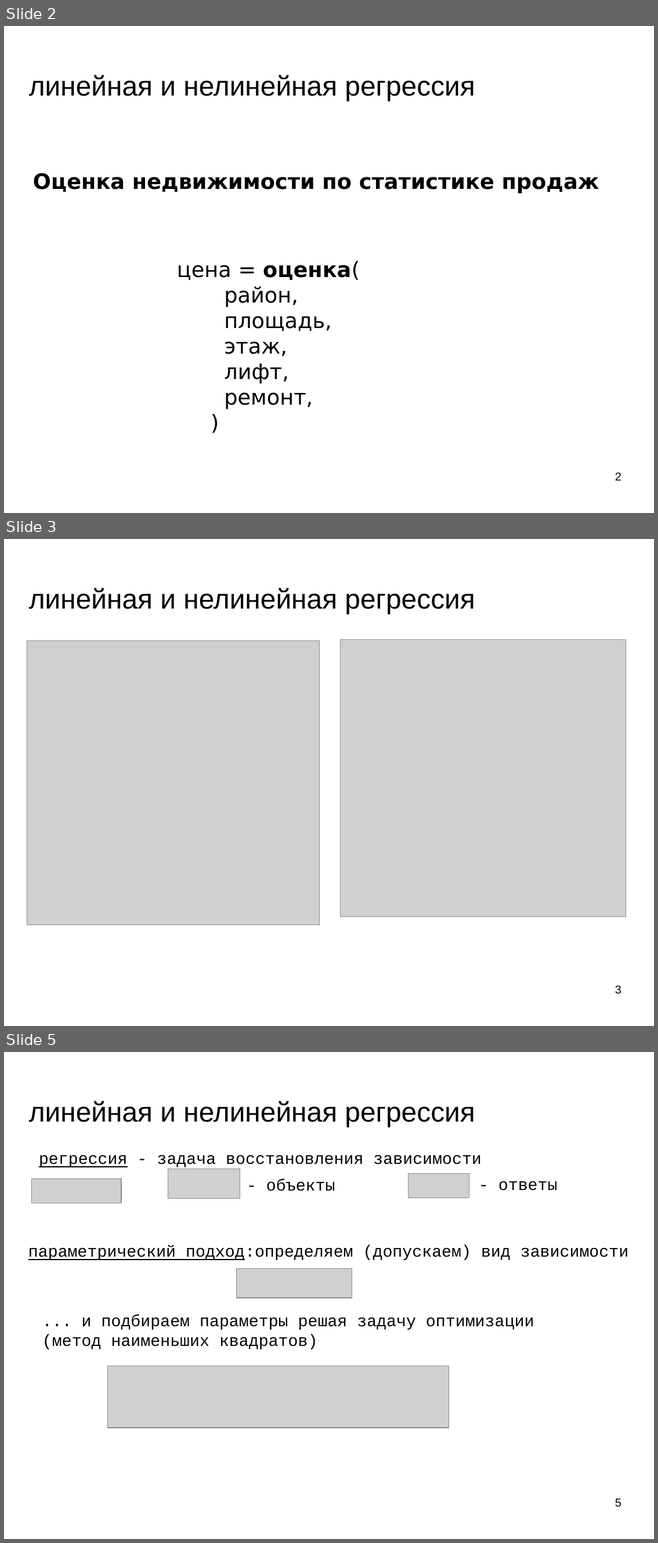
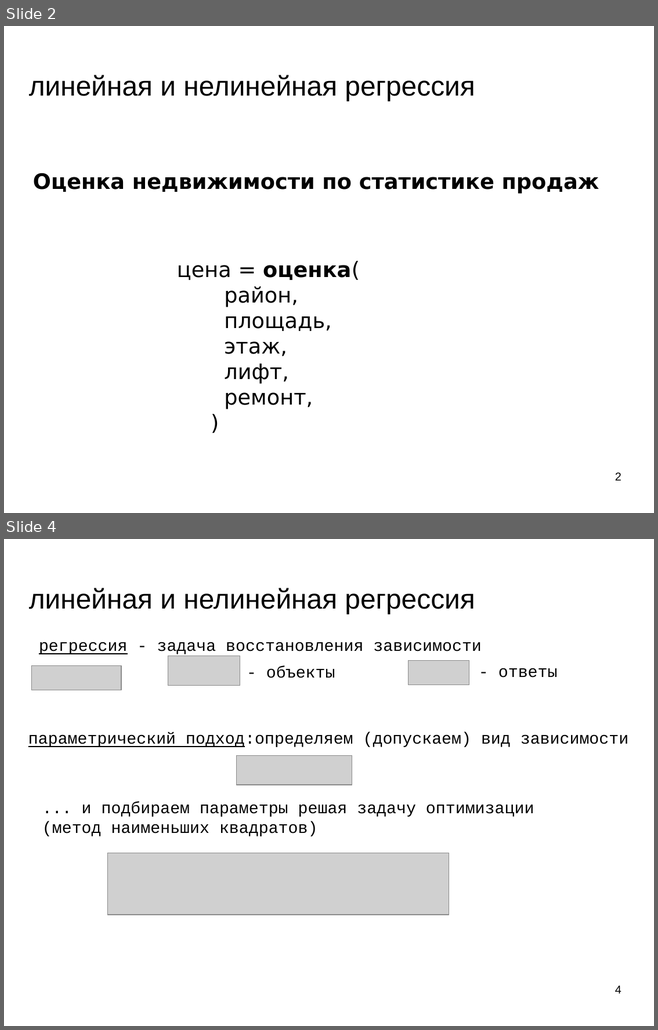
Before and after one commit to mechanoid5/ml_lectorium_2024_I, a slide deck: 13-regression-linear.odp. Shown one above the other, each under a label of ours: slides 2, 3 and 5 before the commit, slides 2 and 4 after it; the slides between them are not shown. The pictures are 658x1543 and 658x1030 pixels, drawn with LibreOffice and Linux fonts; fonts in the diff are those of the drawing; grey boxes stand for pictures; background and template pictures are left out. Boxes give left, top, right and bottom in pixels: in the first picture for what was removed or moved away, otherwise in the second. Text is boxed around its words. In the diff, an @@ line names an element or a change of style, - is before the commit and + after.

```diff
--- a/13-regression-linear.odp
+++ b/13-regression-linear.odp
@@ slide 3 removed at <box>4,539,654,1026</box>, background picture (left out) @@
@@ title removed at <box>29,588,474,614</box> @@
-линейная и нелинейная регрессия
@@ picture removed at <box>27,641,320,925</box> @@
@@ picture removed at <box>340,640,626,917</box> @@
@@ page number removed at <box>615,986,621,994</box> @@
-3
@@ what was slide 5 is now slide 4 @@
@@ page number at <box>615,986,621,994</box>: text changed @@
-5
+4
```
Also in this commit, not shown: 2 slides added, 2 other slides removed, 7 other files.
